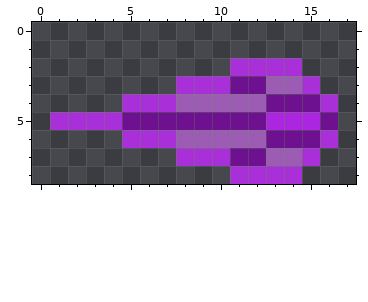
Pixel-art file: aseprite_files/Level2Projectile.aseprite. Above is the file before it was changed.
64x64 pixels, 1 frame. The old version is drawn lined up with the new one, on the new canvas.
And afterwards:
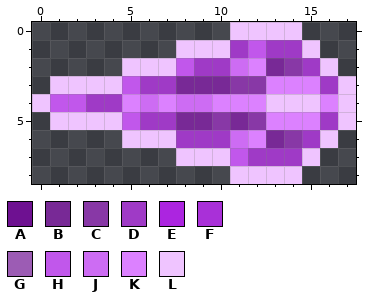
Palette (. is transparent): A #6e1191  B #782996  C #8838a6  D #9f3ac6  E #ac25e0  F #a930d8  G #9c5cb4  H #c157eb  J #cd6cf3  K #dc81ff  L #efc4ff
Changes in this commit:
canvas 64x64 -> 18x9, the old top-left corner now at -16,-39 (the part of the old canvas that was cut away was empty and is not shown)
Changed rows in their new state; - is an unchanged pixel.
first column x 0:
0 -----------LLLL---
1 --------LLLDHDDL--
2 -----LLLHDDJKBCDL-
3 -LLLLHDDBBBCCKKKDL
4 LHHDDKJKJJKKKLLLKL
5 -LLLLHDDBBCBCKKKDL
6 -----LLLDDDJKBCDL-
7 --------LLLHDDDL--
8 -----------LLLL---
